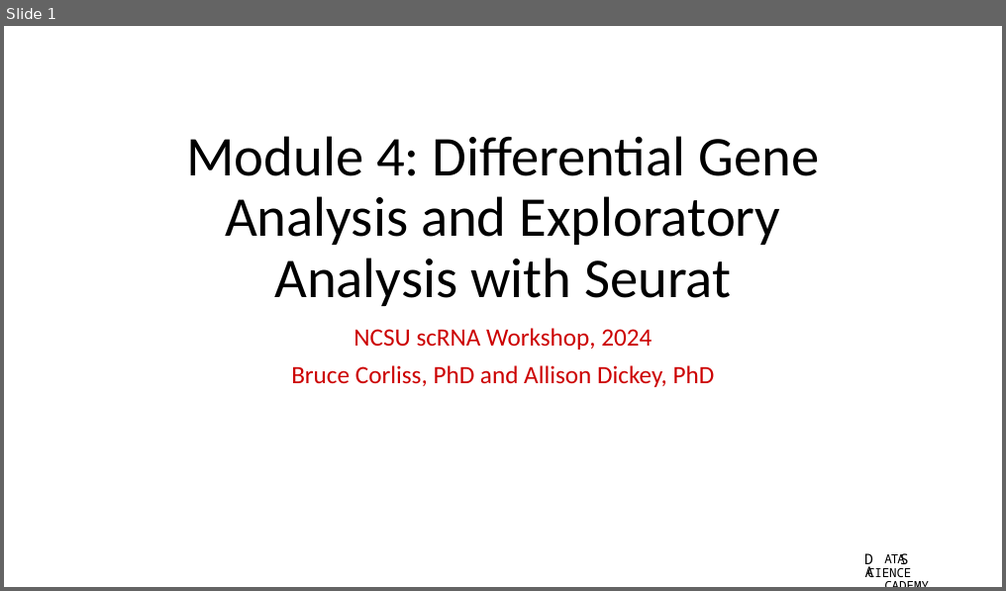
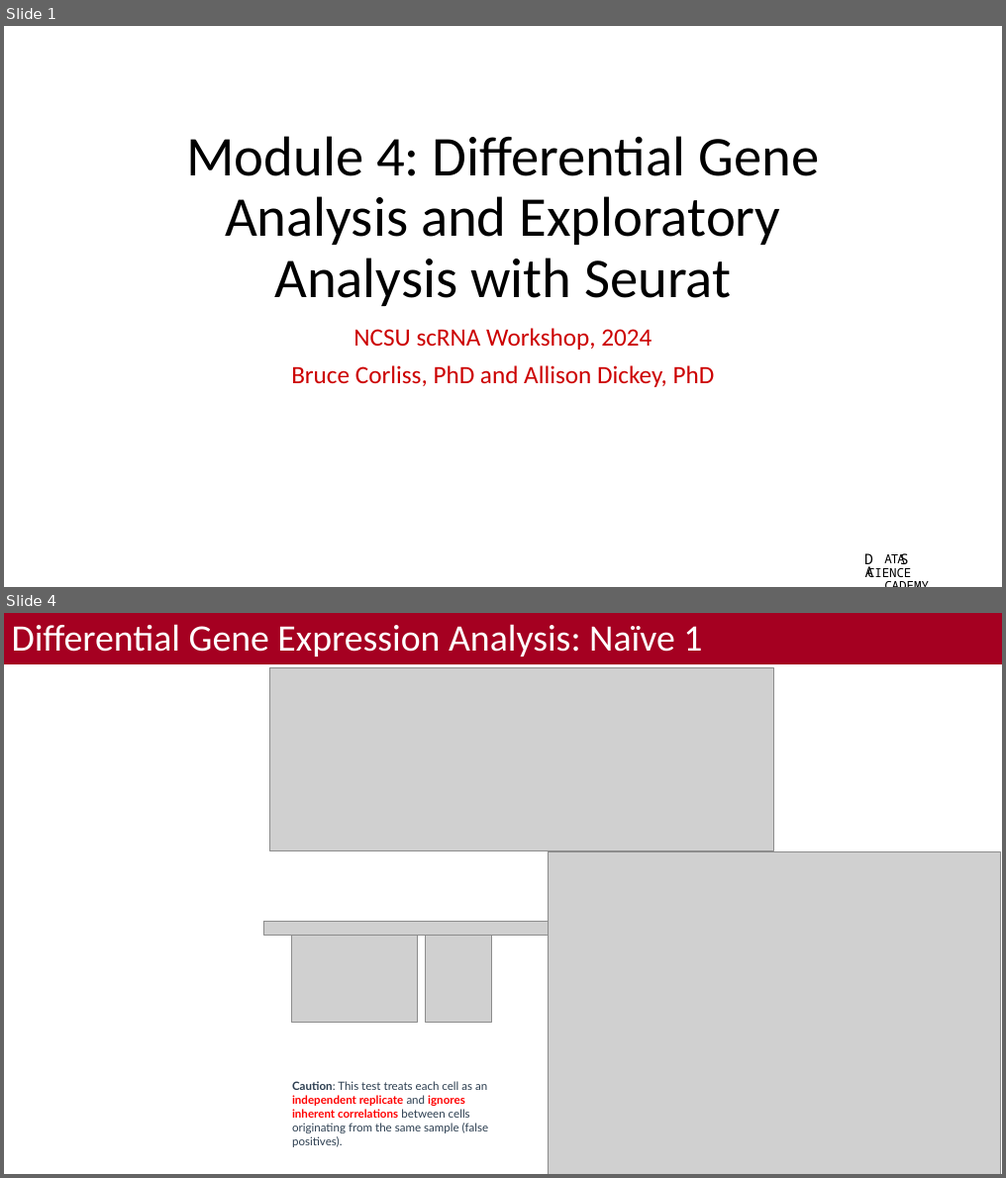
Before and after one commit to bacorli2/scrna_workshop, a slide deck: M5_Seurat_DGE_and_Exploratory/M5_Seurat_DGE_Exploratory.pptx. Shown one above the other, each under a label of ours: slide 1 before the commit, slides 1 and 4 after it; the slides between them are not shown. The pictures are 1006x591 and 1006x1178 pixels, drawn with LibreOffice and Linux fonts; fonts in the diff are those of the drawing; grey boxes stand for pictures; background and template pictures are left out. Boxes give left, top, right and bottom in pixels: in the first picture for what was removed or moved away, otherwise in the second. Text is boxed around its words. In the diff, an @@ line names an element or a change of style, - is before the commit and + after.

```diff
--- a/M5_Seurat_DGE_and_Exploratory/M5_Seurat_DGE_Exploratory.pptx
+++ b/M5_Seurat_DGE_and_Exploratory/M5_Seurat_DGE_Exploratory.pptx
@@ slide 4 added at (4,613,1002,1174), background #FFFFFF @@
@@ title added at (4,613,1002,664), fill #A50021, 36 pt, text #FFFFFF @@
+Differential Gene Expression Analysis: Naïve 1
@@ picture added at (270,667,774,851) @@
@@ picture added at (548,852,1000,1174) @@
@@ picture added at (263,921,596,935) @@
@@ picture added at (291,936,417,1023) @@
@@ picture added at (426,936,491,1023) @@
@@ text added at (292,1081,489,1148), 11 pt, text #2C3E50 @@
+Caution: This test treats each cell as an independent replicate and ignores inherent correlations between cells originating from the same sample (false positives).
```
Also in this commit, not shown: 2 slides changed, 1 other slide added, 1 slide removed, 2 other files.
